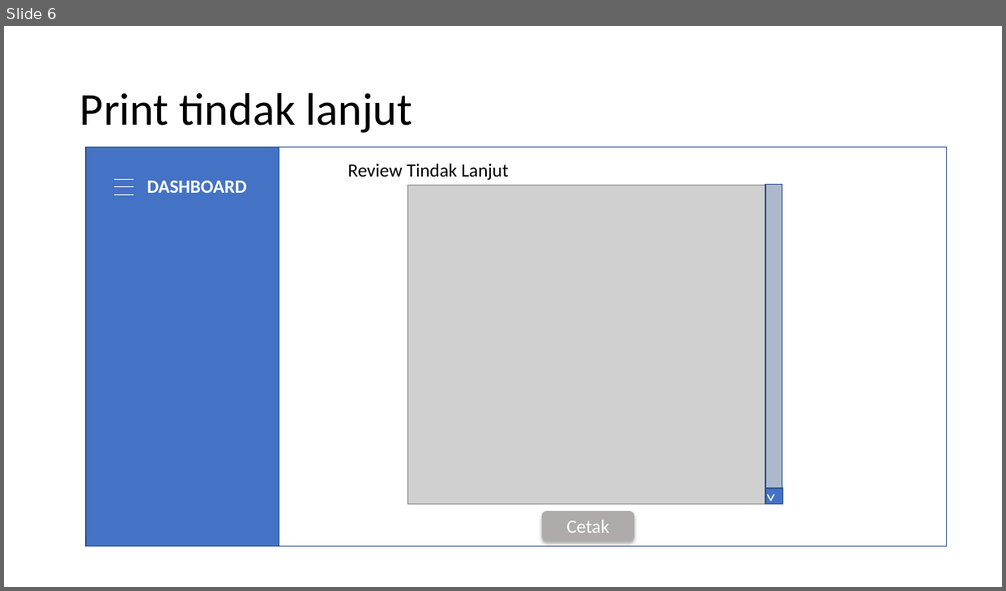
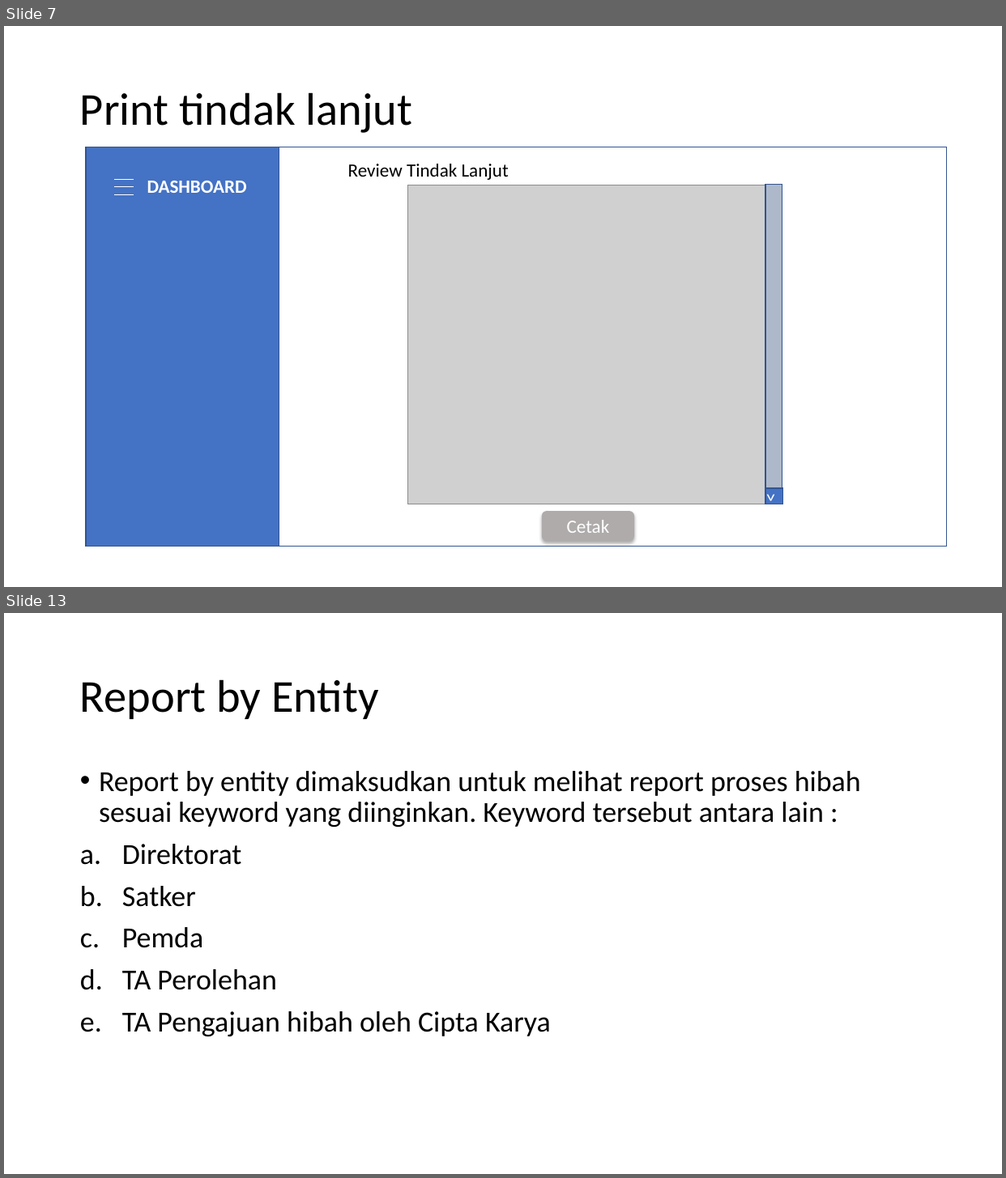
Before and after one commit to ramadhanbay/hibah_helper, a slide deck: Document/Charts & UI.pptx. Shown one above the other, each under a label of ours: slide 6 before the commit, slides 7 and 13 after it; the slides between them are not shown. The pictures are 1006x591 and 1006x1178 pixels, drawn with LibreOffice and Linux fonts; fonts in the diff are those of the drawing; grey boxes stand for pictures. Boxes give left, top, right and bottom in pixels: in the first picture for what was removed or moved away, otherwise in the second. Text is boxed around its words. In the diff, an @@ line names an element or a change of style, - is before the commit and + after.

Commit message:
report

```diff
--- a/Document/Charts & UI.pptx
+++ b/Document/Charts & UI.pptx
@@ slide 13 added at <box>4,613,1002,1174</box>, background #FFFFFF @@
@@ title added at <box>80,679,379,719</box>, 44 pt, text #000000 @@
+Report by Entity
@@ text added at <box>99,771,861,1037</box>, 28 pt, text #000000 @@
+• Report by entity dimaksudkan untuk melihat report proses hibah sesuai keyword yang diinginkan. Keyword tersebut antara lain :
+a. Direktorat
+b. Satker
+c. Pemda
+d. TA Perolehan
+e. TA Pengajuan hibah oleh Cipta Karya
@@ what was slide 6 is now slide 7 @@
```
Also in this commit, not shown: 6 other slides added, 10 other files.
